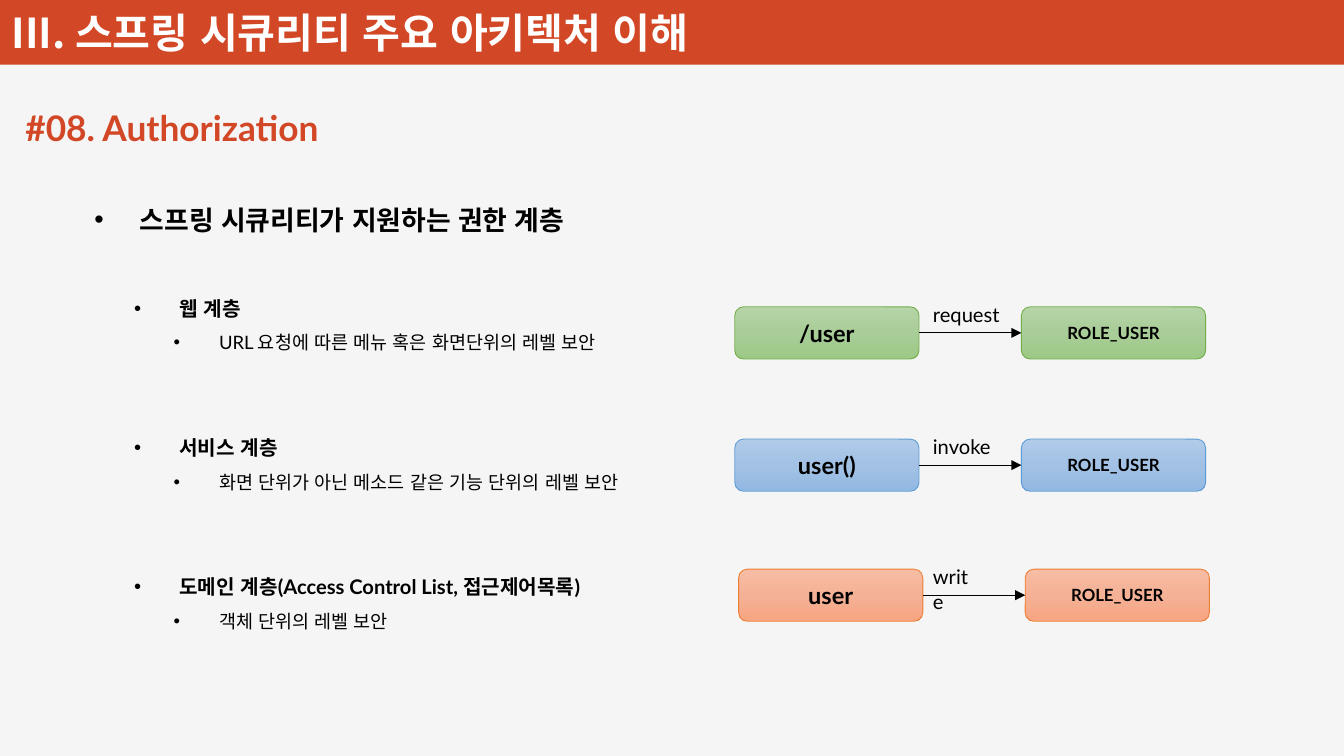
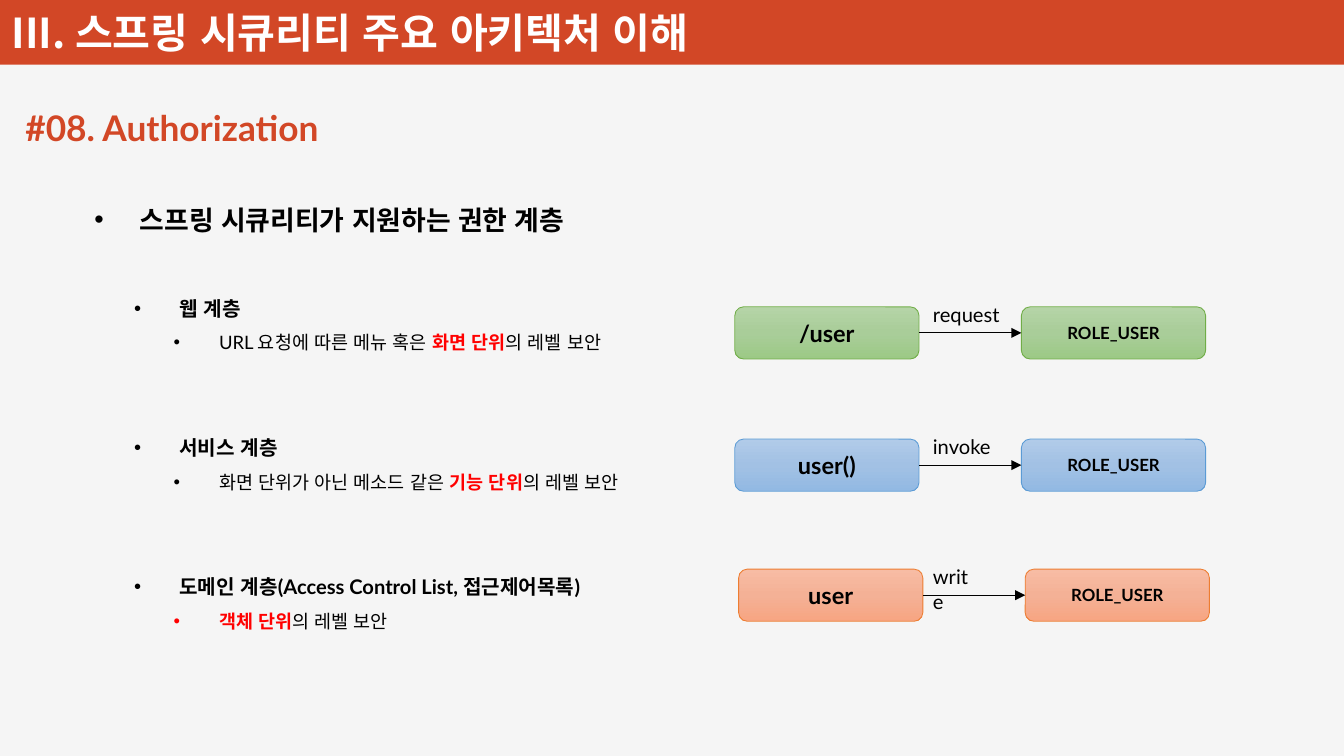
Before and after one commit to plitche/Inflearn_Spring_Security, a slide deck: slide 87 of Document/강의안.pptx. Drawn at 1344x756 pixels with LibreOffice and Linux fonts; fonts in the diff are those of the drawing. Boxes give left, top, right and bottom in pixels: in the first picture for what was removed or moved away, otherwise in the second. Text is boxed around its words. In the diff, an @@ line names an element or a change of style, - is before the commit and + after.

```diff
--- a/Document/강의안.pptx
+++ b/Document/강의안.pptx
@@ text at <box>219,333,601,351</box>: spaces changed @@
-    • URL 요청에 따른 메뉴 혹은 화면단위의 레벨 보안
+    • URL 요청에 따른 메뉴 혹은 화면 단위의 레벨 보안
@@ text at <box>219,473,619,630</box>: text colour #000000 to #FF0000, bold on in "기능 단위의", "객체 단위의" @@
```
Also in this commit, not shown: 2 other slides changed, 2 other files.
